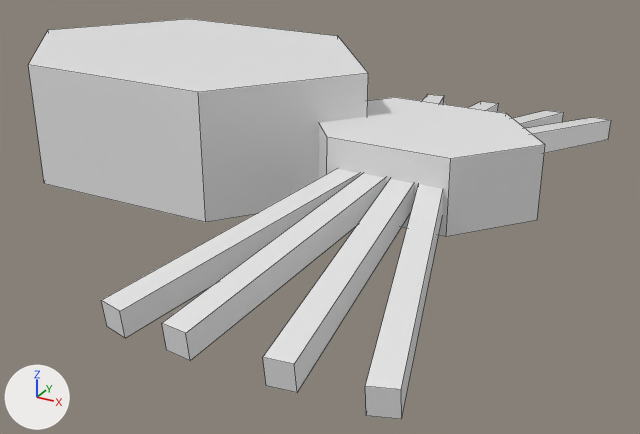
The Blender file src/world/monster/spider/graphics/spider.blend as it was, and as the next commit left it.
Camera for both pictures: a 50 mm camera at (0.514, -0.831, 0.391) aimed at (0.062, -0.009, -0.02). The lights are fixed; the arrows at lower left show +X, +Y and +Z. Mesh edges are drawn as thin lines.

The scene before the commit, as lines of its bpy script (objects in view):
```python
ob_cephalothorax = bpy.data.objects.new('Cephalothorax', me_cylinder_001)
ob_cephalothorax.parent = ob_spider
ob_cephalothorax.location = (0.0, 0.177, 0.0658)
ob_cephalothorax.scale = (0.0956, 0.132, 0.0404)
ob_leg_1 = bpy.data.objects.new('Leg 1', me_cube_001)
ob_leg_1.parent = ob_cephalothorax
ob_leg_1.location = (-0.073, 0.221, 0.0624)
ob_leg_1.rotation_euler = (0.0368, -0.15, -0.242)  # degrees (2.1, -8.6, -14)
ob_leg_1.scale = (0.298, 0.0249, 0.0267)
ob_leg_2 = bpy.data.objects.new('Leg 2', me_cube_001)
ob_leg_2.parent = ob_cephalothorax
ob_leg_2.location = (-0.073, 0.193, 0.0624)
ob_leg_2.rotation_euler = (0.0176, -0.153, -0.115)  # degrees (1, -8.8, -6.6)
ob_leg_2.scale = (0.294, 0.0251, 0.0267)
ob_leg_3 = bpy.data.objects.new('Leg 3', me_cube_001)
ob_leg_3.parent = ob_cephalothorax
ob_leg_3.location = (-0.073, 0.165, 0.0624)
ob_leg_3.rotation_euler = (-0.0167, -0.153, 0.109)  # degrees (-1, -8.8, 6.2)
ob_leg_3.scale = (0.294, 0.0251, 0.0267)
ob_leg_4 = bpy.data.objects.new('Leg 4', me_cube_001)
ob_leg_4.parent = ob_cephalothorax
ob_leg_4.location = (-0.073, 0.136, 0.0624)
ob_leg_4.rotation_euler = (-0.0432, -0.148, 0.285)  # degrees (-2.5, -8.5, 16)
ob_leg_4.scale = (0.299, 0.0248, 0.0267)
ob_leg_5 = bpy.data.objects.new('Leg 5', me_cube_001)
ob_leg_5.parent = ob_cephalothorax
ob_leg_5.location = (0.0727, 0.222, 0.0624)
ob_leg_5.rotation_euler = (0.0345, 0.119, 0.284)  # degrees (2, 6.8, 16)
ob_leg_5.scale = (-0.299, -0.0248, 0.0267)
ob_leg_6 = bpy.data.objects.new('Leg 6', me_cube_001)
ob_leg_6.parent = ob_cephalothorax
ob_leg_6.location = (0.0727, 0.193, 0.0624)
ob_leg_6.rotation_euler = (0.0134, 0.123, 0.109)  # degrees (0.8, 7, 6.2)
ob_leg_6.scale = (-0.294, -0.0251, 0.0267)
ob_leg_7 = bpy.data.objects.new('Leg 7', me_cube_001)
ob_leg_7.parent = ob_cephalothorax
ob_leg_7.location = (0.0727, 0.164, 0.0624)
ob_leg_7.rotation_euler = (-0.014, 0.123, -0.114)  # degrees (-0.8, 7, -6.5)
ob_leg_7.scale = (-0.294, -0.0251, 0.0267)
ob_leg_8 = bpy.data.objects.new('Leg 8', me_cube_001)
ob_leg_8.parent = ob_cephalothorax
ob_leg_8.location = (0.0727, 0.137, 0.0624)
ob_leg_8.rotation_euler = (-0.0294, 0.12, -0.241)  # degrees (-1.7, 6.9, -14)
ob_leg_8.scale = (-0.298, -0.0249, 0.0267)
# also in view: 'Abdomen' at (-0.113, 0.0, 0.084)
```
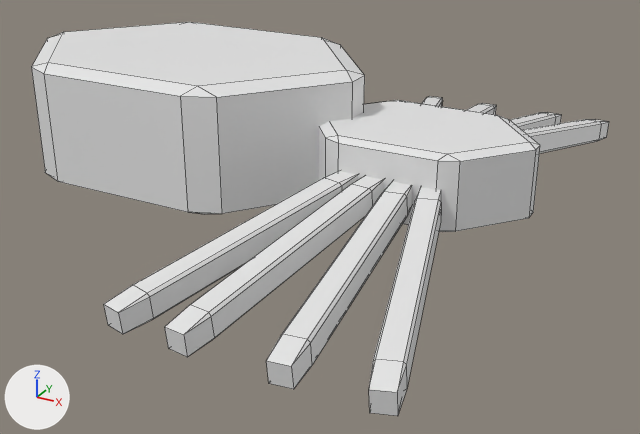
Commit message: [spiders] Make spiders look less sharp

The change in detail:
Object 'Cephalothorax' (ob_cephalothorax) gains a BEVEL modifier named 'Bevel'.
Modifier setting: limit_method = 'NONE'.
Modifier setting: spread = 0.0.
Object 'Leg 8' (ob_leg_8) gains a BEVEL modifier named 'Bevel'.
Modifier setting: limit_method = 'NONE'.
Modifier setting: spread = 0.0.
Object 'Leg 7' (ob_leg_7) gains a BEVEL modifier named 'Bevel'.
Modifier setting: limit_method = 'NONE'.
Modifier setting: spread = 0.0.
Object 'Leg 6' (ob_leg_6) gains a BEVEL modifier named 'Bevel'.
Modifier setting: limit_method = 'NONE'.
Modifier setting: spread = 0.0.
Object 'Leg 5' (ob_leg_5) gains a BEVEL modifier named 'Bevel'.
Modifier setting: limit_method = 'NONE'.
Modifier setting: spread = 0.0.
Object 'Leg 4' (ob_leg_4) gains a BEVEL modifier named 'Bevel'.
Modifier setting: limit_method = 'NONE'.
Modifier setting: spread = 0.0.
Object 'Leg 3' (ob_leg_3) gains a BEVEL modifier named 'Bevel'.
Modifier setting: limit_method = 'NONE'.
Modifier setting: spread = 0.0.
Object 'Leg 2' (ob_leg_2) gains a BEVEL modifier named 'Bevel'.
Modifier setting: limit_method = 'NONE'.
Modifier setting: spread = 0.0.
Object 'Leg 1' (ob_leg_1) gains a BEVEL modifier named 'Bevel'.
Modifier setting: limit_method = 'NONE'.
Modifier setting: spread = 0.0.
Object 'Abdomen' (ob_abdomen) gains a BEVEL modifier named 'Bevel'.
Modifier setting: limit_method = 'NONE'.
Modifier setting: spread = 0.0.

Pixel boxes (x1, y1, x2, y2) of what changed, in the pictures (640 x 434 px):
'Abdomen', modifiers changed: before (28, 19, 368, 222); after (31, 22, 365, 214)
'Cephalothorax', modifiers changed: before (319, 97, 545, 237); after (319, 100, 540, 232)
'Leg 7', modifiers changed: before (162, 174, 385, 361); after (165, 176, 383, 357)
'Leg 8', modifiers changed: before (101, 169, 360, 338); after (104, 171, 357, 334)
'Leg 6', modifiers changed: before (263, 179, 414, 393); after (266, 182, 412, 389)
'Leg 5', modifiers changed (8% narrower): before (365, 184, 443, 419); after (369, 187, 441, 416)
'Leg 1', modifiers changed: before (525, 117, 611, 153); after (523, 119, 609, 153)
'Leg 2', modifiers changed: before (513, 110, 564, 128); after (510, 112, 562, 130)
'Leg 3', modifiers changed: before (469, 101, 499, 112); after (467, 103, 496, 114)
'Leg 4', modifiers changed: before (423, 94, 444, 104); after (421, 96, 443, 106)
